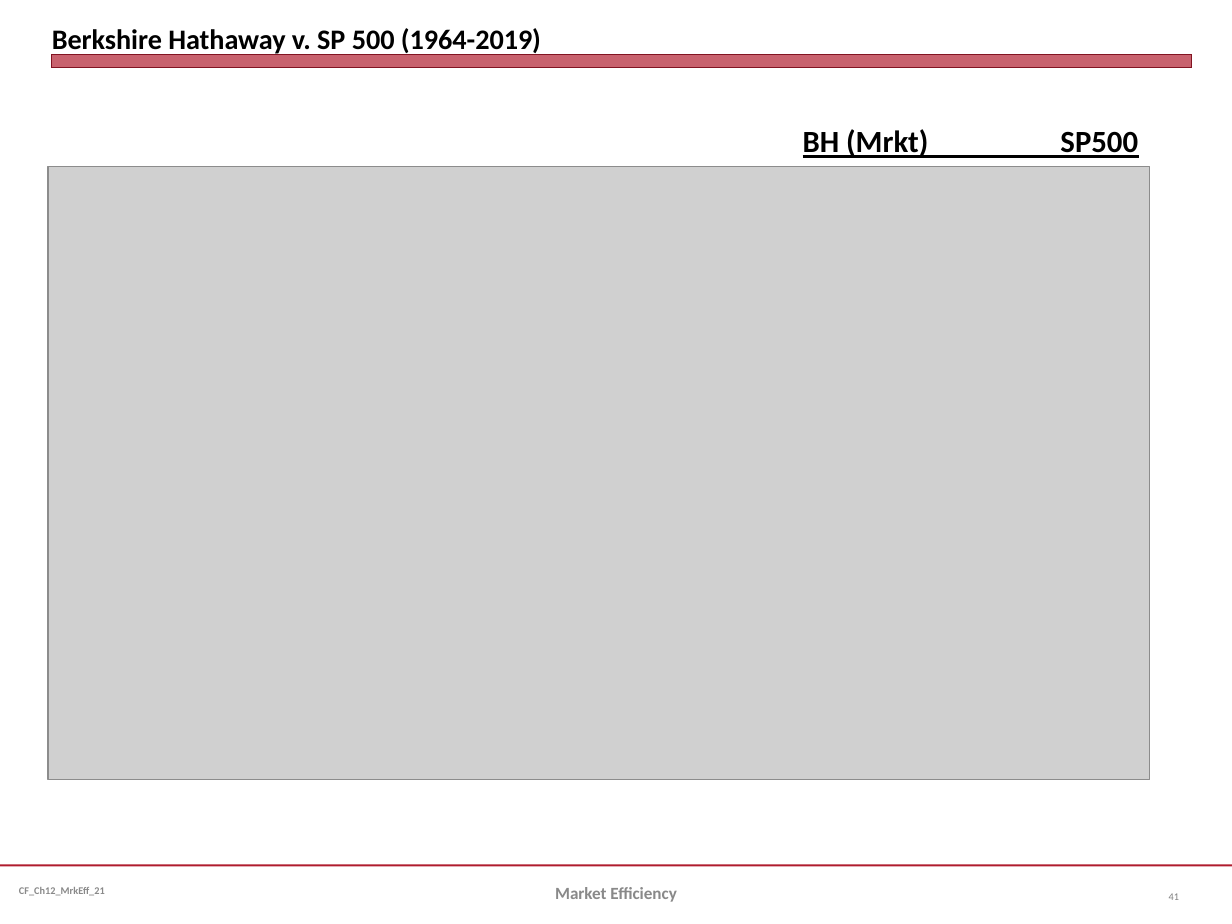
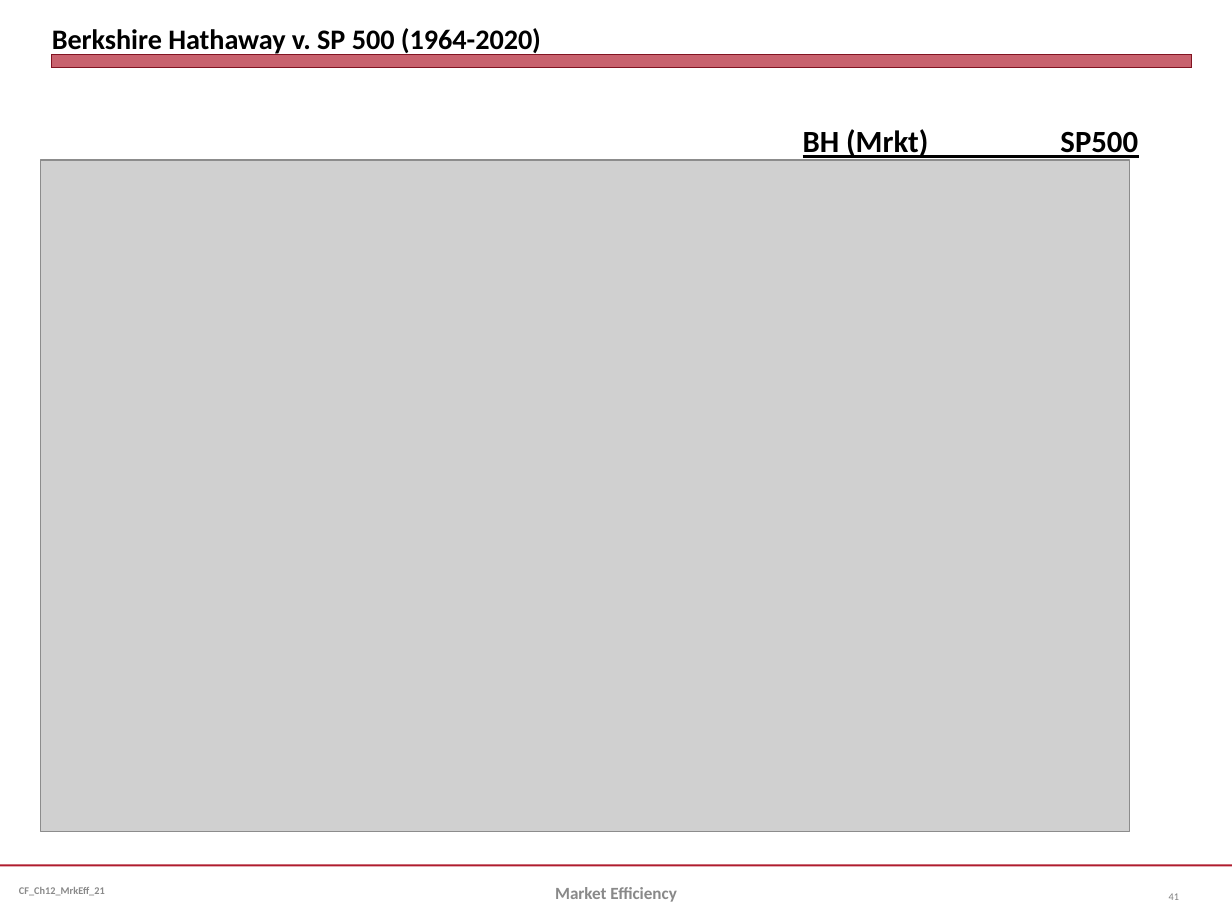
Before and after one commit to jmc877/Corporate-Finance, a slide deck: slide 41 of slides/CF_Ch12_MrkEff_21.pptx. Drawn at 1232x924 pixels with LibreOffice and Linux fonts; fonts in the diff are those of the drawing; grey boxes stand for pictures. Boxes give left, top, right and bottom in pixels: in the first picture for what was removed or moved away, otherwise in the second. Text is boxed around its words. In the diff, an @@ line names an element or a change of style, - is before the commit and + after.

```diff
--- a/slides/CF_Ch12_MrkEff_21.pptx
+++ b/slides/CF_Ch12_MrkEff_21.pptx
@@ title at (52, 28, 541, 55): text changed @@
-Berkshire Hathaway v. SP 500 (1964-2019)
+Berkshire Hathaway v. SP 500 (1964-2020)
@@ picture: place and size @@
-picture at (48, 166, 1149, 780)
+picture at (41, 160, 1130, 832)
```
Also in this commit, not shown: 2 other files.
